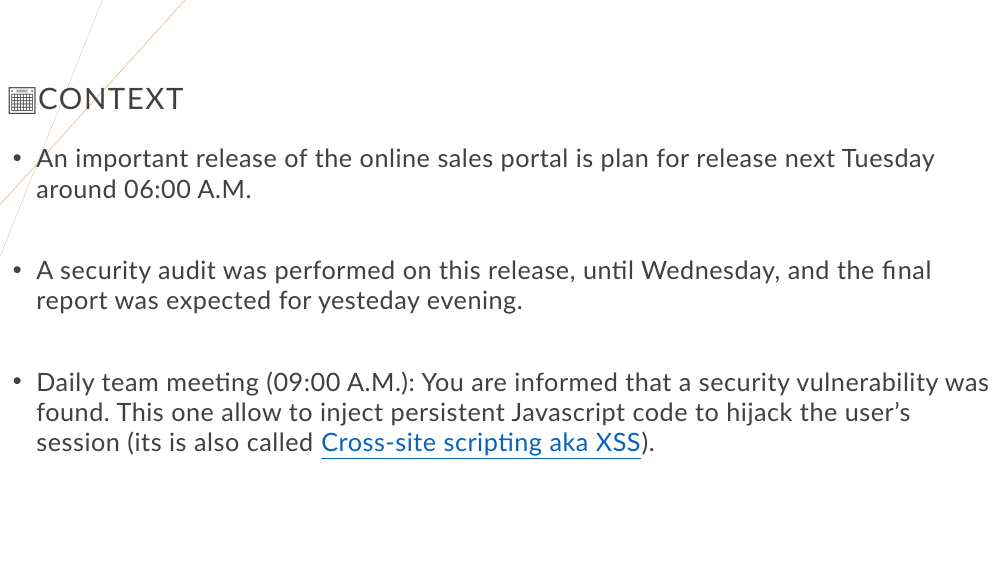
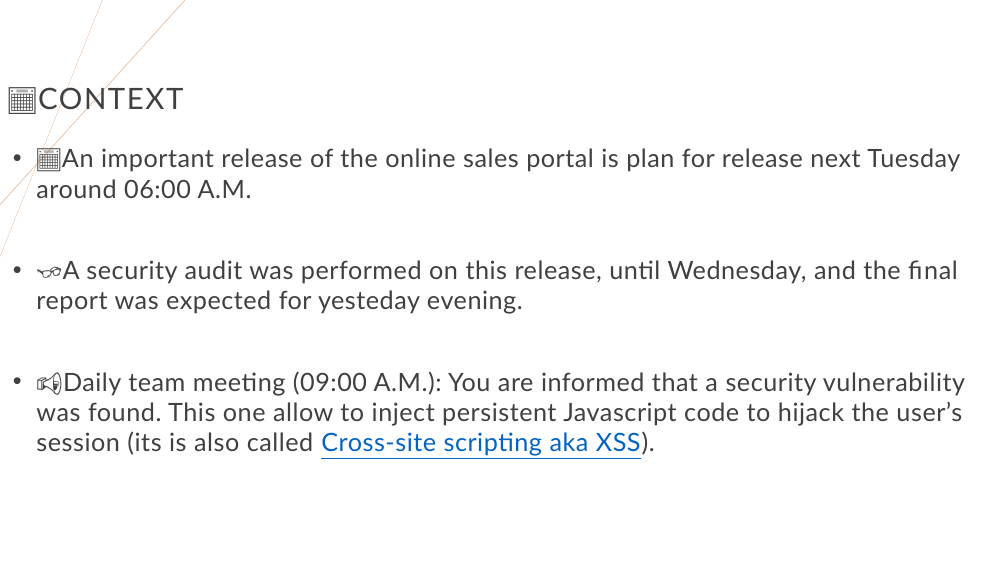
Before and after one commit to righettod/voxxeddays-lux-2024, a slide deck: slide 4 of presentation.pptx. Drawn at 1008x567 pixels with LibreOffice and Linux fonts; fonts in the diff are those of the drawing. Boxes give left, top, right and bottom in pixels: in the first picture for what was removed or moved away, otherwise in the second. Text is boxed around its words. In the diff, an @@ line names an element or a change of style, - is before the commit and + after.

```diff
--- a/presentation.pptx
+++ b/presentation.pptx
@@ text at box(36, 148, 965, 456): text changed @@
-• An important release of the online sales portal is plan for release next Tuesday around 06:00 A.M.
-• A security audit was performed on this release, until Wednesday, and the final report was expected for yesteday evening.
-• Daily team meeting (09:00 A.M.): You are informed that a security vulnerability was found. This one allow to inject persistent Javascript code to hijack the user’s session (its is also called Cross-site scripting aka XSS).
+• 📅An important release of the online sales portal is plan for release next Tuesday around 06:00 A.M.
+• 👓A security audit was performed on this release, until Wednesday, and the final report was expected for yesteday evening.
+• 📢Daily team meeting (09:00 A.M.): You are informed that a security vulnerability was found. This one allow to inject persistent Javascript code to hijack the user’s session (its is also called Cross-site scripting aka XSS).
```
Also in this commit, not shown: 31 other slides changed, 11 slides added, 1 other file.
